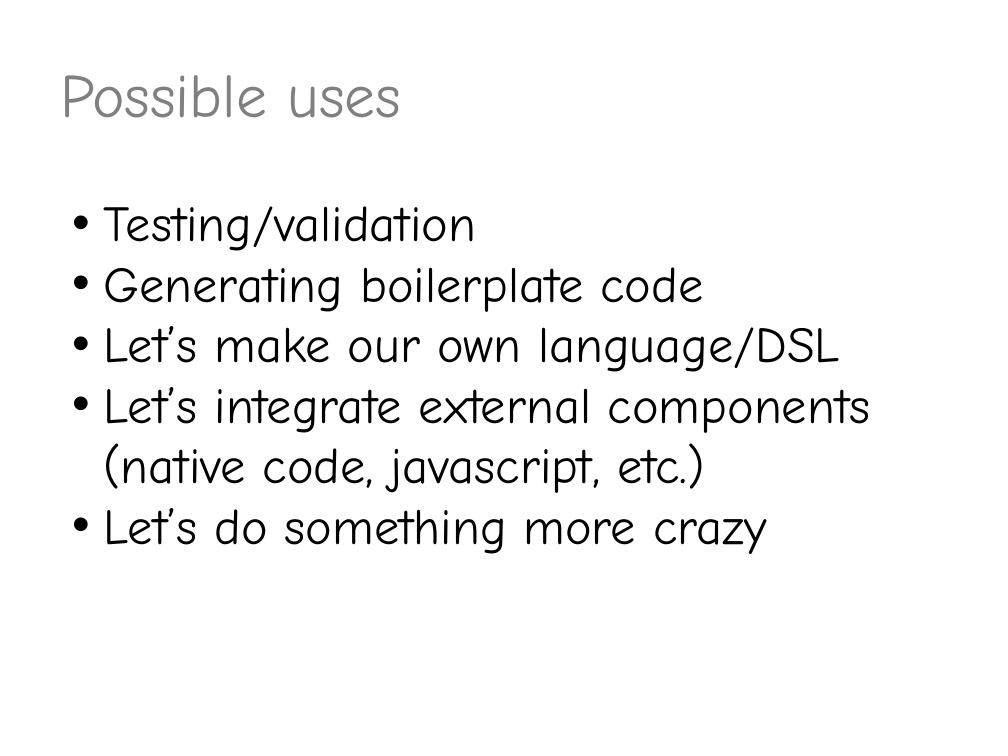
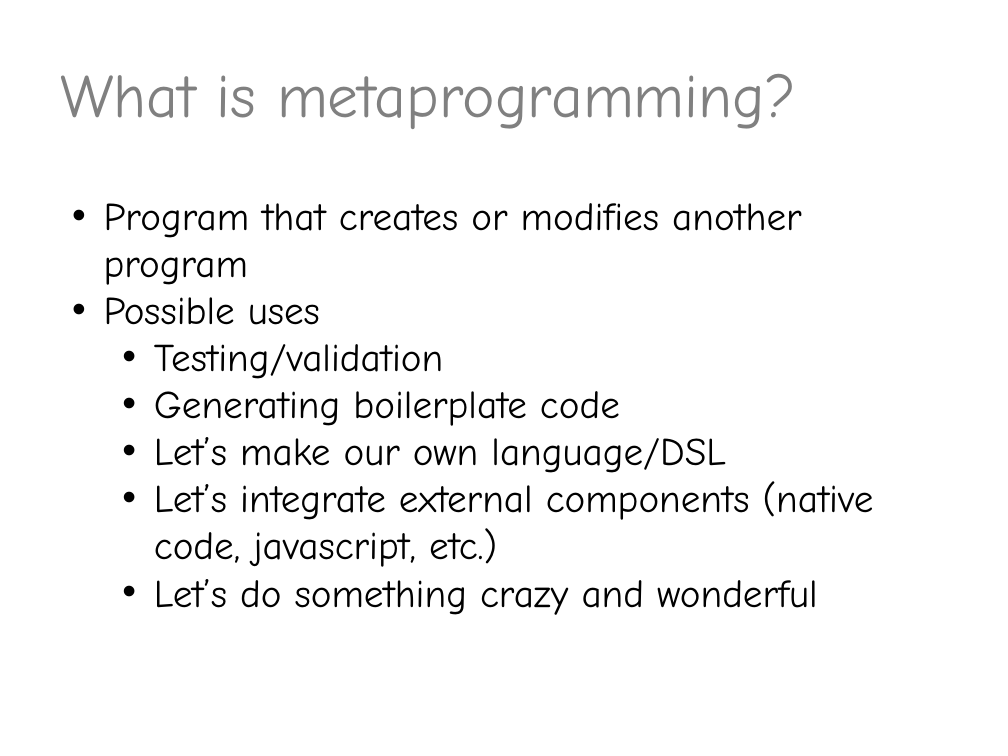
Before and after one commit to valdisxp1/scala-metaprograming-fun, a slide deck: slide 2 of Scala_metaprogramming.pptx (slide 3 before the commit). Drawn at 1008x756 pixels with LibreOffice and Linux fonts; fonts in the diff are those of the drawing. Boxes give left, top, right and bottom in pixels: in the first picture for what was removed or moved away, otherwise in the second. Text is boxed around its words. In the diff, an @@ line names an element or a change of style, - is before the commit and + after.

Commit message:
progress

```diff
--- a/Scala_metaprogramming.pptx
+++ b/Scala_metaprogramming.pptx
@@ title at (60, 74, 796, 129): text changed @@
-Possible uses
+What is metaprogramming?
@@ text at (104, 203, 802, 325): paragraphs added @@
+• Program that creates or modifies another program
+• Possible uses
@@ text at (154, 344, 874, 567): size 36 to 28 pt in "Testing/validation", "Generating boilerplate code", "Let’s make our own language/DSL", "Let’s integrate external components (native code, javascript ..."; list level 1 to 2 in "Testing/validation"; list level 1 to 2 in "Generating boilerplate code"; list level 1 to 2 in "Let’s make our own language/DSL"; list level 1 to 2 in "Let’s integrate external components (native ..." @@
@@ text at (154, 579, 817, 615): text changed; size 36 to 28 pt @@
-• Let’s do something more crazy
+  • Let’s do something crazy and wonderful
```
Also in this commit, not shown: 1 slide removed.
